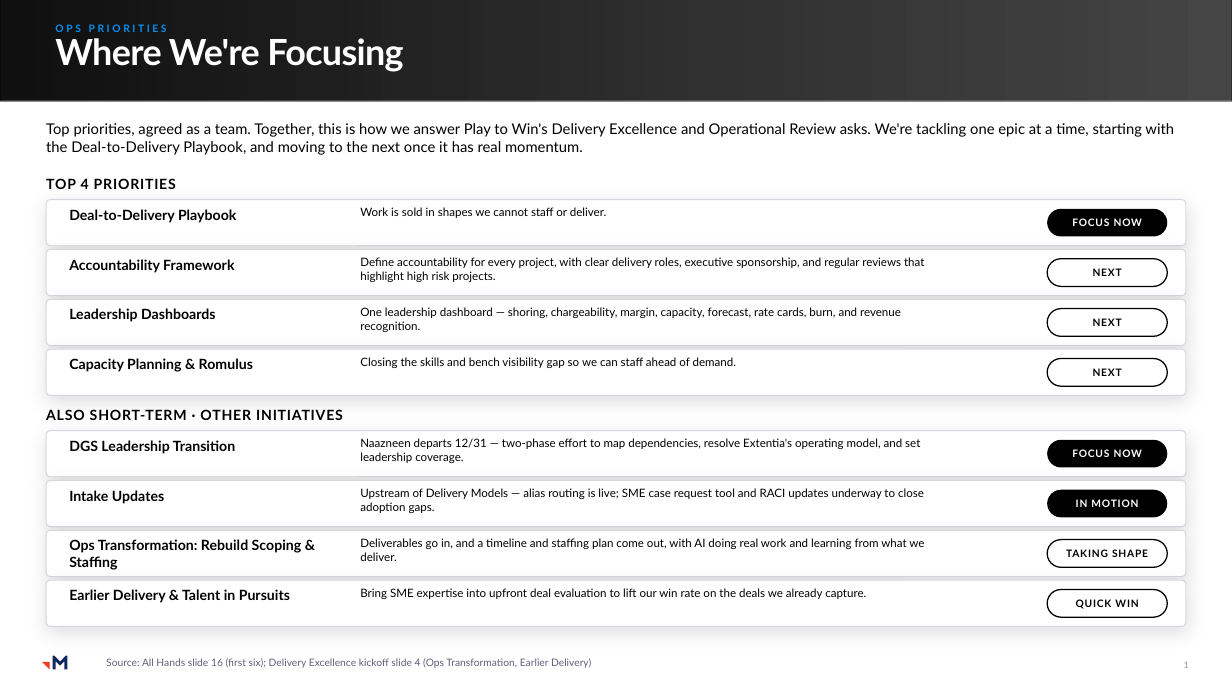
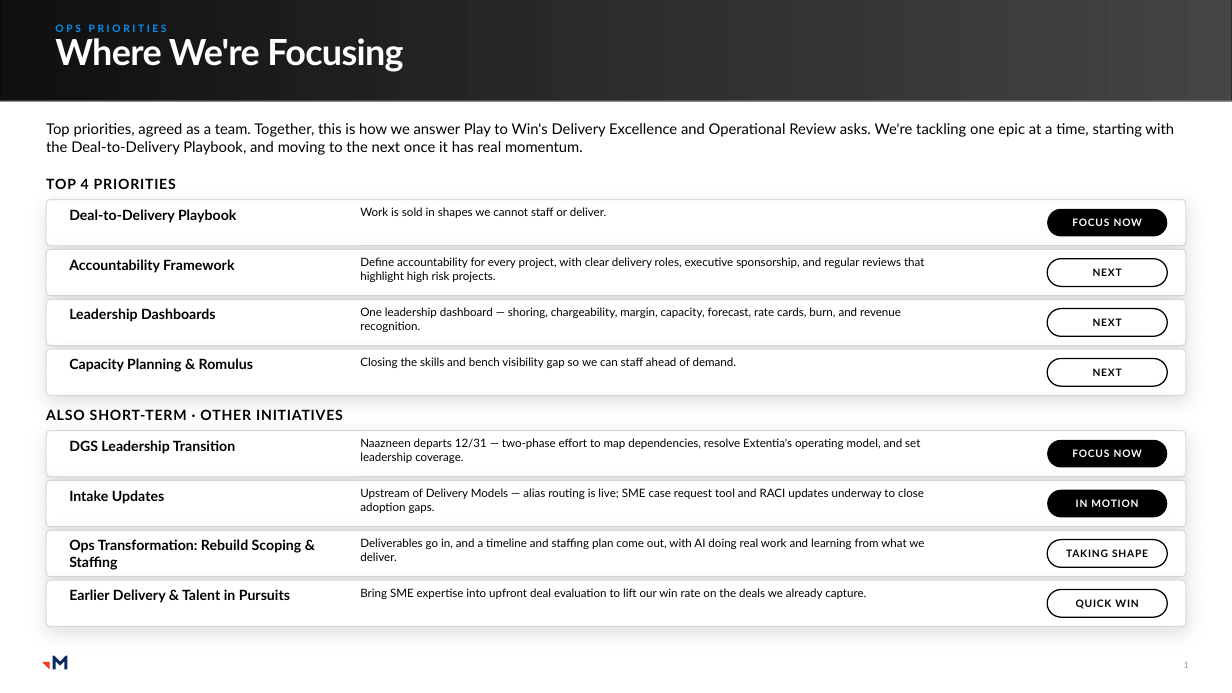
Before and after one commit to RachelHarrisMerkle/BasicMerkle, a slide deck: slide 1 of Priorities_Master.pptx. Drawn at 1232x693 pixels with LibreOffice and Linux fonts; fonts in the diff are those of the drawing; grey boxes stand for pictures. Boxes give left, top, right and bottom in pixels: in the first picture for what was removed or moved away, otherwise in the second. Text is boxed around its words. In the diff, an @@ line names an element or a change of style, - is before the commit and + after.

```diff
--- a/Priorities_Master.pptx
+++ b/Priorities_Master.pptx
@@ text removed at (106, 658, 591, 668) @@
-Source: All Hands slide 16 (first six); Delivery Excellence kickoff slide 4 (Ops Transformation, Earlier Delivery)
```
Also in this commit, not shown: 36 other slides changed, 8 slides added, 1 other file.
